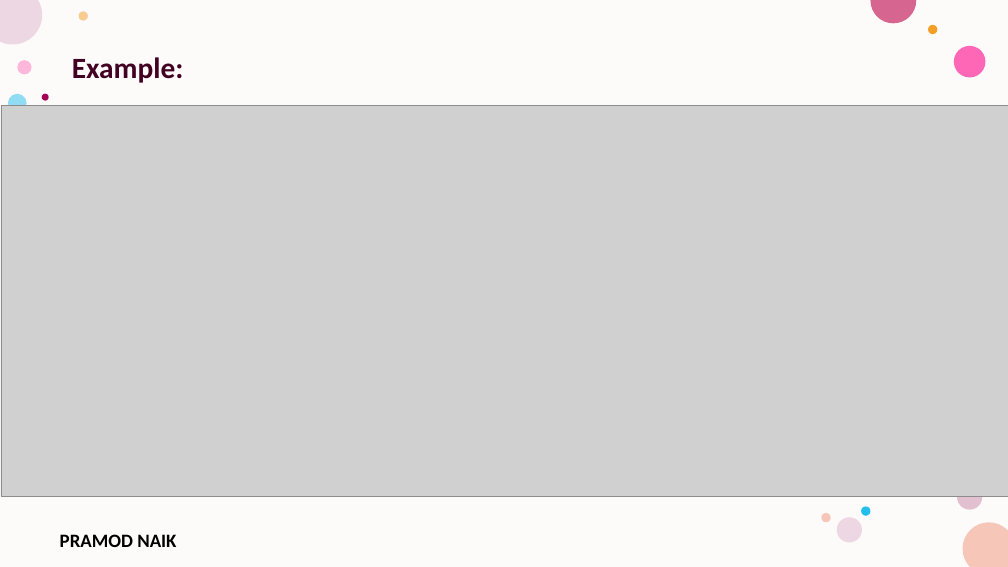
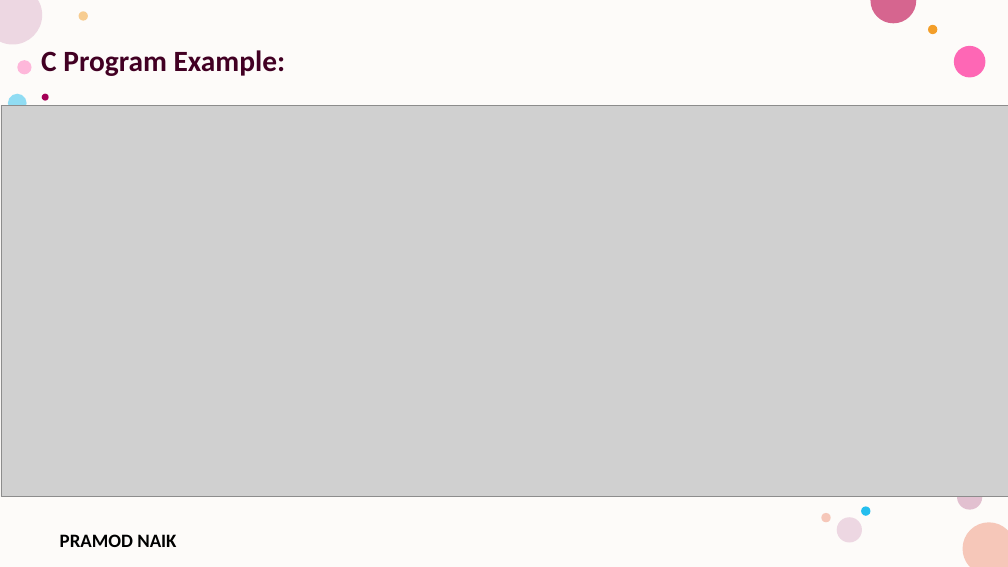
Before and after one commit to PRAMOD-VISHNU-NAIK/MCA-1st-Sem-Shridevi-College, a slide deck: slide 3 of Theory Class-Notes/Module-1.pptx (slide 10 before the commit). Drawn at 1008x567 pixels with LibreOffice and Linux fonts; fonts in the diff are those of the drawing; grey boxes stand for pictures; background and template pictures are left out. Boxes give left, top, right and bottom in pixels: in the first picture for what was removed or moved away, otherwise in the second. Text is boxed around its words. In the diff, an @@ line names an element or a change of style, - is before the commit and + after.

```diff
--- a/Theory Class-Notes/Module-1.pptx
+++ b/Theory Class-Notes/Module-1.pptx
@@ text at (41,50,286,76): text changed @@
-Example:
+C Program Example:
```
Also in this commit, not shown: 2 other slides changed, 2 slides removed, 7 other files.
